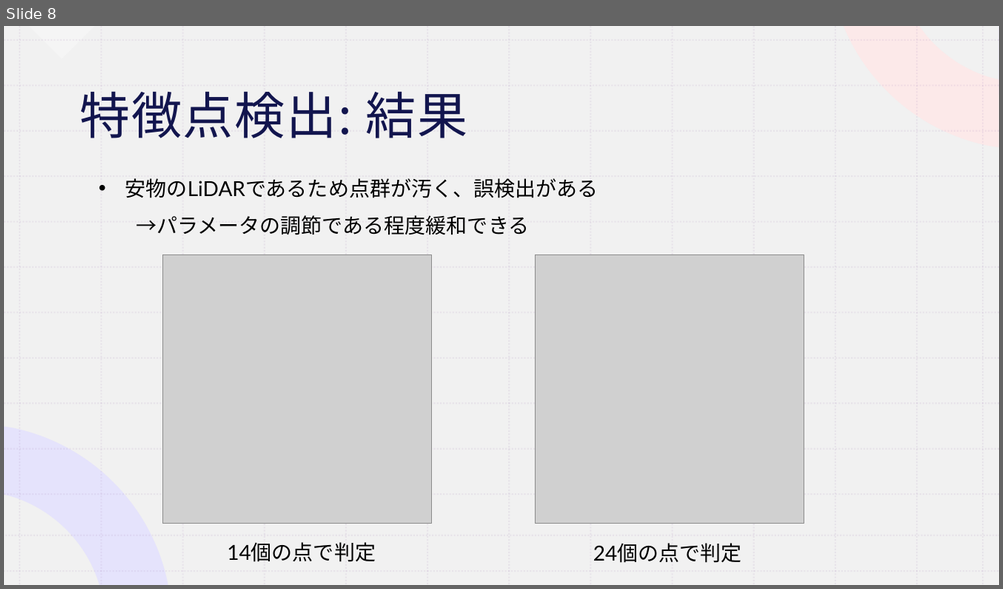
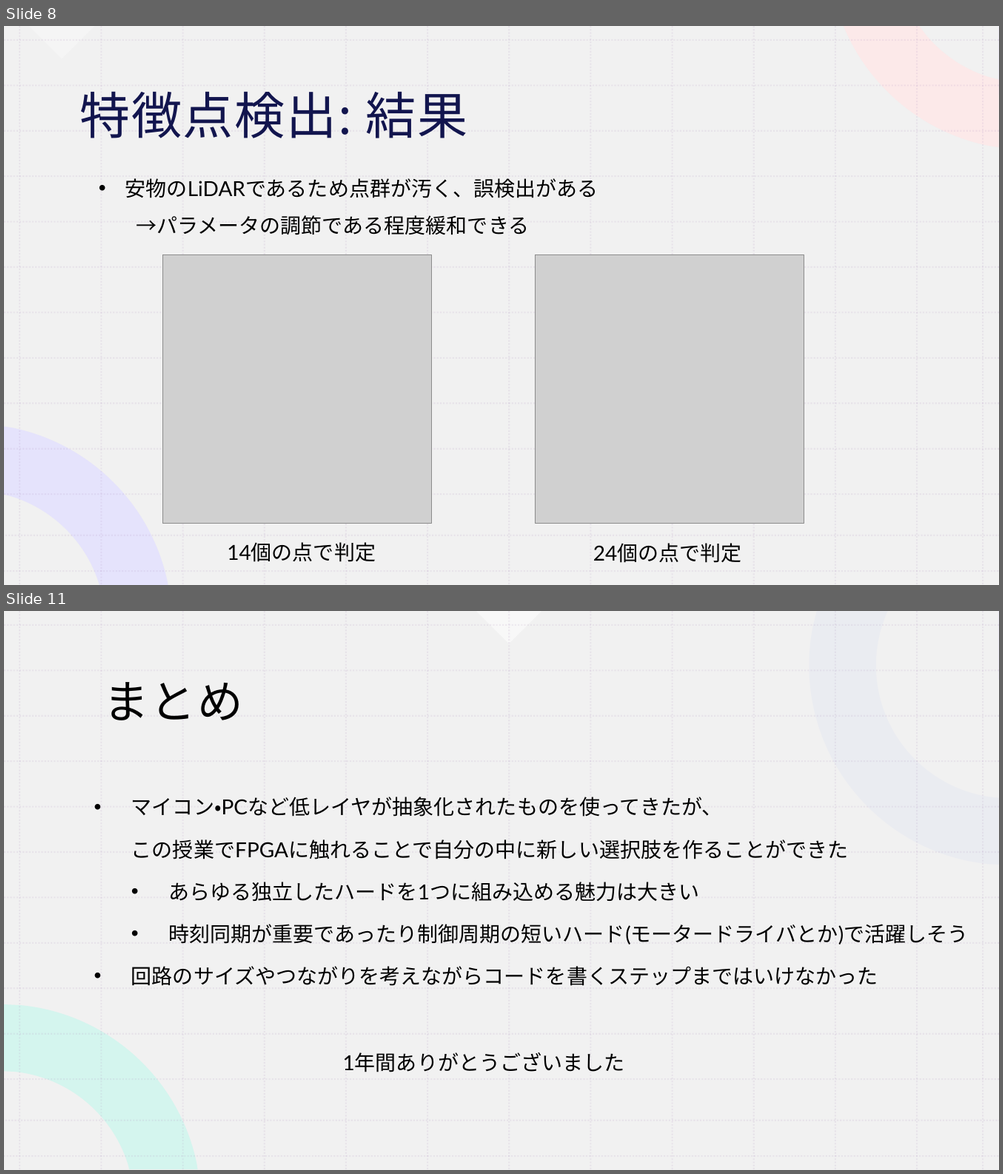
Before and after one commit to koki0517/KOBO_FPGA, a slide deck: 前期最終発表.pptx. Shown one above the other, each under a label of ours: slide 8 before the commit, slides 8 and 11 after it; the slides between them are not shown. The pictures are 1003x589 and 1003x1174 pixels, drawn with LibreOffice and Linux fonts; fonts in the diff are those of the drawing; grey boxes stand for pictures. Boxes give left, top, right and bottom in pixels: in the first picture for what was removed or moved away, otherwise in the second. Text is boxed around its words. In the diff, an @@ line names an element or a change of style, - is before the commit and + after.

```diff
--- a/前期最終発表.pptx
+++ b/前期最終発表.pptx
@@ slide 11 added at <box>4,611,999,1170</box>, background #FFFFFF; not listed: 28 template elements that a slide beside it also shows @@
@@ rectangle added at <box>4,611,999,1170</box>, fill #FFFFFF @@
@@ rectangle added at <box>4,611,999,1170</box>, fill #EEEEEE at 80% opacity @@
@@ right triangle added at <box>476,611,542,644</box>, fill #FFFFFF at 50% opacity @@
@@ freeform shape added at <box>655,611,999,746</box>, fill #AAA1FE at 50% opacity @@
@@ freeform shape added at <box>809,611,999,865</box>, fill #E9EBF1 at 80% opacity @@
@@ title added at <box>104,682,243,721</box>, 44 pt, text #000000 @@
+まとめ
@@ text added at <box>131,797,967,986</box>, 20 pt, text #000000 @@
+• マイコン・PCなど低レイヤが抽象化されたものを使ってきたが、
+  この授業でFPGAに触れることで自分の中に新しい選択肢を作ることができた
+  • あらゆる独立したハードを1つに組み込める魅力は大きい
+  • 時刻同期が重要であったり制御周期の短いハード(モータードライバとか)で活躍しそう
+• 回路のサイズやつながりを考えながらコードを書くステップまではいけなかった
@@ freeform shape added at <box>4,1005,198,1170</box>, fill #CDF7EE at 80% opacity @@
@@ freeform shape added at <box>4,1020,232,1170</box>, fill #220BFD at 20% opacity @@
@@ text added at <box>343,1053,625,1073</box>, 20 pt, text #000000 @@
+1年間ありがとうございました
@@ group added at <box>4,611,999,1170</box>: 26 lines @@
@@ group added at <box>4,611,999,1170</box>: 26 lines @@
@@ group added at <box>4,611,999,1170</box>: 26 lines @@
@@ group added at <box>4,611,999,1170</box>: 26 lines @@
```
Also in this commit, not shown: 4 slides changed, 1 other file.
